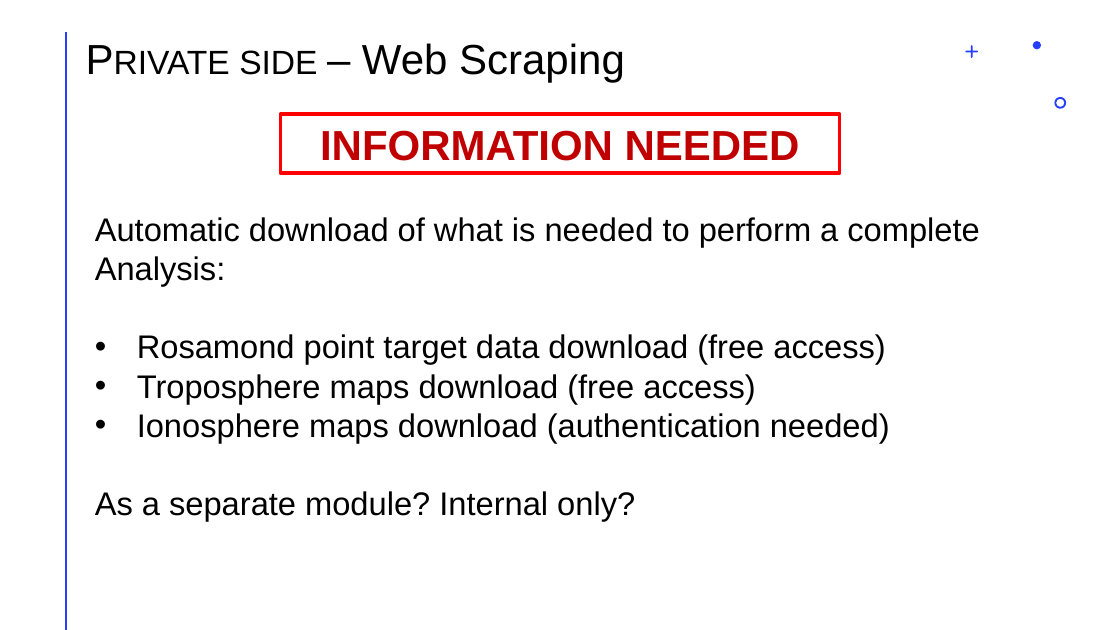
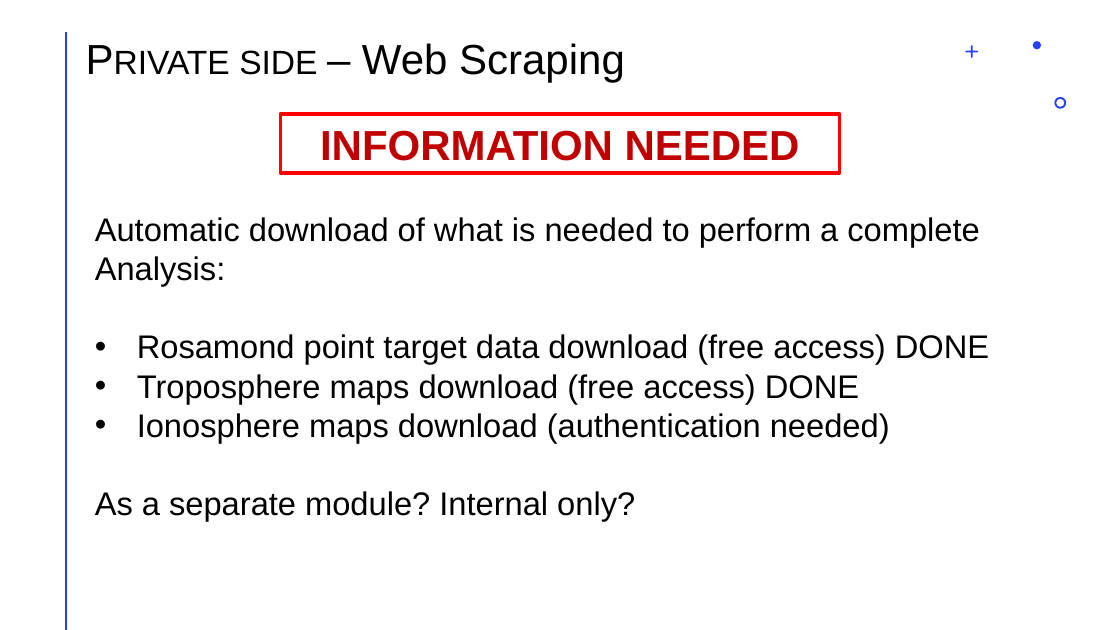
Before and after one commit to aresys-srl/sct, a slide deck: slide 11 of documentation/new_sct_status_update.pptx (slide 12 before the commit). Drawn at 1120x630 pixels with LibreOffice and Linux fonts; fonts in the diff are those of the drawing. Boxes give left, top, right and bottom in pixels: in the first picture for what was removed or moved away, otherwise in the second. Text is boxed around its words. In the diff, an @@ line names an element or a change of style, - is before the commit and + after.

```diff
--- a/documentation/new_sct_status_update.pptx
+++ b/documentation/new_sct_status_update.pptx
@@ text at bbox=[137, 334, 989, 404]: text changed @@
-• Rosamond point target data download (free access)
-• Troposphere maps download (free access)
+• Rosamond point target data download (free access) DONE
+• Troposphere maps download (free access) DONE
```
Also in this commit, not shown: 7 other slides changed, 2 slides added, 3 slides removed, 45 other files.
